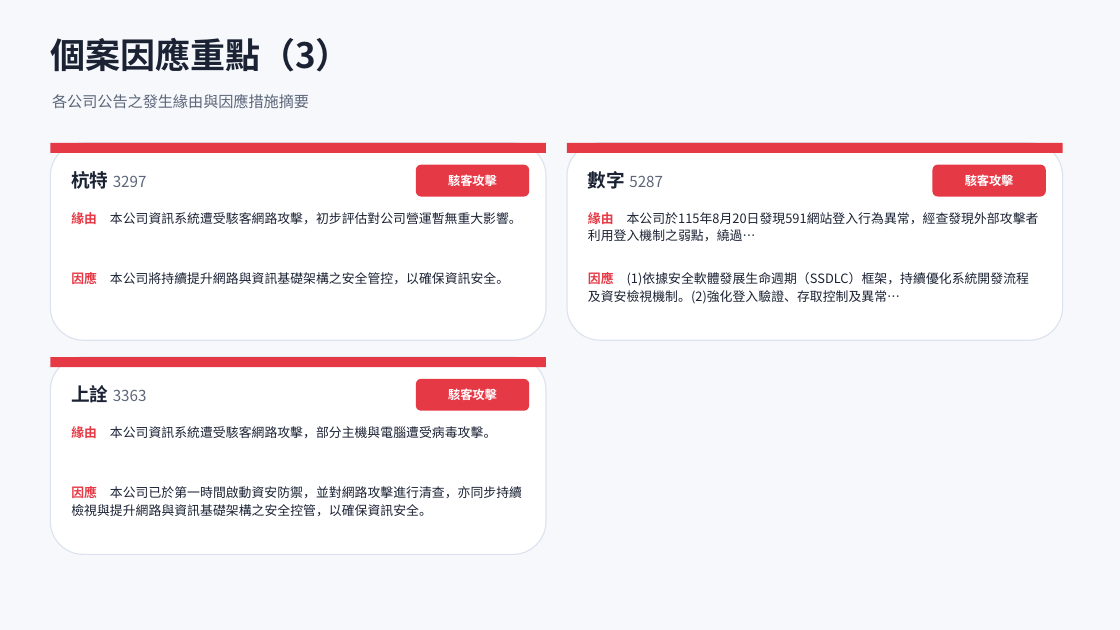
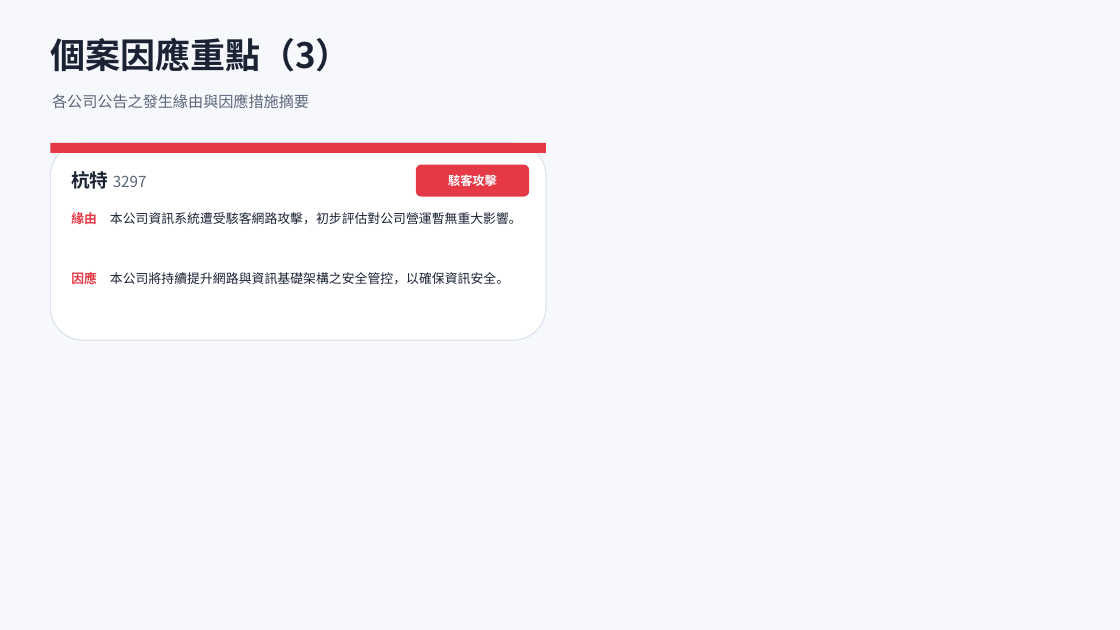
Before and after one commit to Johnnylin77/mops-isec-monitor, a slide deck: slide 8 of 資安事件因應分析.pptx. Drawn at 1120x630 pixels with LibreOffice and Linux fonts; fonts in the diff are those of the drawing. Boxes give left, top, right and bottom in pixels: in the first picture for what was removed or moved away, otherwise in the second. Text is boxed around its words. In the diff, an @@ line names an element or a change of style, - is before the commit and + after.

```diff
--- a/資安事件因應分析.pptx
+++ b/資安事件因應分析.pptx
@@ rounded rectangle removed at bbox=[567, 143, 1063, 340] @@
@@ rectangle removed at bbox=[567, 143, 1063, 153] @@
@@ text removed at bbox=[588, 171, 663, 189] @@
-數字 5287
@@ rounded rectangle removed at bbox=[933, 165, 1046, 197] @@
@@ text removed at bbox=[965, 175, 1014, 186] @@
-駭客攻擊
@@ text removed at bbox=[588, 212, 1039, 241] @@
-緣由 本公司於115年8月20日發現591網站登入行為異常，經查發現外部攻擊者利用登入機制之弱點，繞過…
@@ text removed at bbox=[588, 272, 1029, 304] @@
-因應 (1)依據安全軟體發展生命週期（SSDLC）框架，持續優化系統開發流程及資安檢視機制。(2)強化登入驗證、存取控制及異常…
@@ rounded rectangle removed at bbox=[50, 357, 546, 555] @@
@@ rectangle removed at bbox=[50, 357, 546, 367] @@
@@ text removed at bbox=[71, 385, 147, 403] @@
-上詮 3363
@@ rounded rectangle removed at bbox=[416, 379, 529, 411] @@
@@ text removed at bbox=[448, 388, 497, 400] @@
-駭客攻擊
@@ text removed at bbox=[71, 426, 496, 438] @@
-緣由 本公司資訊系統遭受駭客網路攻擊，部分主機與電腦遭受病毒攻擊。
@@ text removed at bbox=[71, 486, 522, 516] @@
-因應 本公司已於第一時間啟動資安防禦，並對網路攻擊進行清查，亦同步持續檢視與提升網路與資訊基礎架構之安全控管，以確保資訊安全。
```
Also in this commit, not shown: 4 other slides changed, 2 other files.
